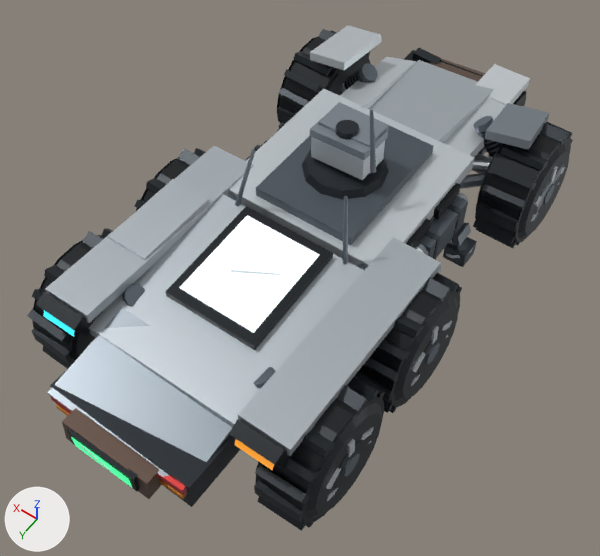
An edit to the glTF model assets/recon-rover-s/derived/meshopt/lod0/r47xs_recon_rover_d1_lod0.meshopt.glb, drawn before and after from the same camera.
Both versions are drawn from a 50 mm camera at (-2.28, 3.51, 5.35) aimed at (-0.09, 0.44, 0.53). Arrows for +X, +Y and +Z are at lower left; the lights stay in place. The picture after the commit comes second. Where no turn or scale is listed for an object, it has been applied to the vertices. Vertices at exactly the same position are counted once.

In view in the first picture: 'CHASSIS_ARMOR_BODY', 'DEBRIS_FENDER_POS_X', 'DISPLAY_FDAI_TELEMETRY_PANEL', 'WHEEL_FL', 'WHEEL_FR', 'WHEEL_ML', 'WHEEL_MR', 'WHEEL_RL', 'WHEEL_RR', 'ZONE_FLANK_NEG_X', 'ZONE_FLANK_POS_X', 'ZONE_FRONT_BUMPER', 'ZONE_REAR_PANEL' and 17 more.
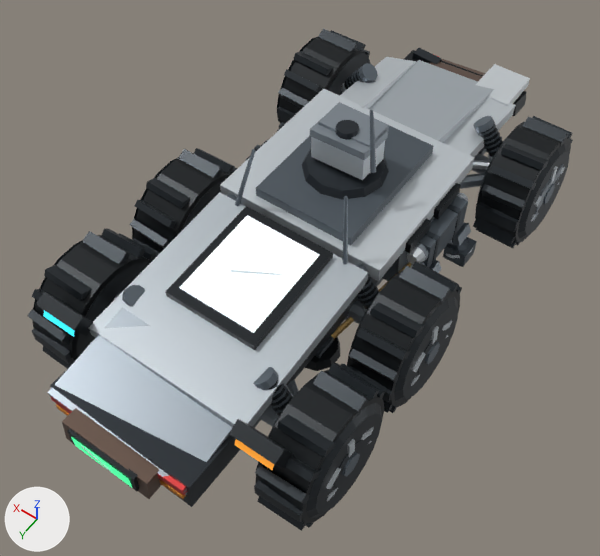
Location of each change, [x1, y1, x2, y2] in pixels of the pictures (600 x 556 px):
'ZONE_FRONT_BUMPER', reshaped (22% narrower, 17% shorter): before [310, 25, 549, 157]; after [340, 48, 527, 157]
'DEBRIS_FENDER_POS_X', no longer drawn: before [108, 179, 210, 259]
part 1 of me_mesh_9, deleted: before [485, 103, 549, 150]
part 2 of me_mesh_9, deleted: before [310, 25, 382, 70]
part 3 of me_mesh_11, deleted: before [238, 237, 441, 456]
part 4 of me_mesh_12, deleted: before [45, 146, 254, 323]
'WHEEL_RR', unchanged, uncovered by the edit: before [27, 229, 113, 369]; after [27, 229, 156, 369]
'WHEEL_MR', unchanged, uncovered by the edit: before [135, 148, 206, 211]; after [130, 148, 237, 257]

The change, as a diff of the scene's bpy script:
```diff
--- a/assets/recon-rover-s/derived/meshopt/lod0/r47xs_recon_rover_d1_lod0.meshopt.glb.py
+++ b/assets/recon-rover-s/derived/meshopt/lod0/r47xs_recon_rover_d1_lod0.meshopt.glb.py
@@ me_mesh_9 @@
 # used by ob_zone_front_bumper; location = (0.0, 0.0, 0.56)
-me_mesh_9.from_pydata(...)  # 120 vertices, 180 faces; spans x -1.01..0.97, y -2.34..-0.89, z -0.29..0.55
+me_mesh_9.from_pydata(...)  # 104 vertices, 156 faces; spans x -0.6..0.65, y -2.34..-0.89, z -0.29..0.41
+# me_mesh_9 part 1: the loose piece of 8 vertices spanning x -1.01..-0.59, y -1.79..-1.17, z 0.3..0.54 is deleted
+# me_mesh_9 part 2: the loose piece of 8 vertices spanning x 0.63..0.97, y -1.77..-1.19, z 0.37..0.55 is deleted
 me_mesh_9.materials.append(mat_rover_armor_palette)
@@ me_mesh_11 @@
 # used by ob_zone_flank_neg_x; location = (0.0, 0.0, 0.56)
-me_mesh_11.from_pydata(...)  # 290 vertices, 500 faces; spans x -0.99..-0.31, y -0.86..1.91, z -0.22..0.9
+me_mesh_11.from_pydata(...)  # 282 vertices, 488 faces; spans x -0.97..-0.31, y -0.86..1.91, z -0.22..0.9
+# me_mesh_11 part 3: the loose piece of 8 vertices spanning x -0.99..-0.61, y 0.05..1.79, z 0.32..0.46 is deleted
 me_mesh_11.materials.append(mat_rover_armor_palette)
@@ me_mesh_12 @@
 # used by ob_zone_flank_pos_x; location = (0.0, 0.0, 0.56)
-me_mesh_12.from_pydata(...)  # 290 vertices, 500 faces; spans x 0.31..0.99, y -0.86..1.91, z -0.22..0.9
+me_mesh_12.from_pydata(...)  # 282 vertices, 488 faces; spans x 0.31..0.97, y -0.86..1.91, z -0.22..0.9
+# me_mesh_12 part 4: the loose piece of 8 vertices spanning x 0.61..0.99, y 0.05..1.79, z 0.32..0.46 is deleted
 me_mesh_12.materials.append(mat_rover_armor_palette)
@@ ob_debris_fender_pos_x @@
-ob_debris_fender_pos_x = bpy.data.objects.new('DEBRIS_FENDER_POS_X', me_mesh_16)
+ob_debris_fender_pos_x = bpy.data.objects.new('DEBRIS_FENDER_POS_X', None)
 ob_debris_fender_pos_x.parent = ob_debris_detachable_group
```
